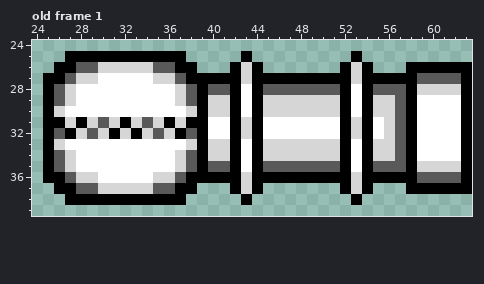
File history of a pixel-art file, Assets/Sprites/Tank/gatling_turret.aseprite. Above is the file before it was changed.
64x64 pixels, 1 frame. Shown: old frame 1: x 24..63, y 24..39. The commit also changed other frames, which this record leaves out.
The same view after the edit:
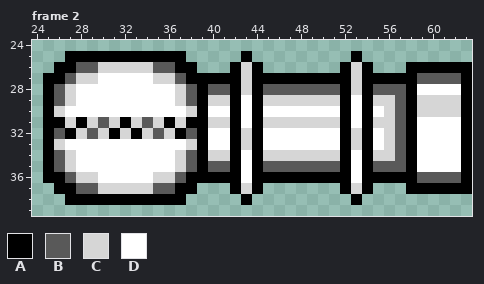
Palette (. is transparent): A #000000  B #595959  C #d6d6d6  D #ffffff
A new or re-ordered frame is compared with the old frame closest to it.
From old to new:
frames 1 -> 4
Frame 2 is new; against old frame 1:
y 28: x 43 D -> C; x 53 D -> C; x 59..62 CCCC -> DDDD
y 29: x 59..62 DDDD -> CCCC
y 30: x 40..41 CC -> DD; x 45..51 CCCCCCC -> DDDDDDD; x 55 C -> D; x 59..62 DDDD -> CCCC
y 31: x 40..41 DD -> CC; x 43 C -> D; x 45..51 DDDDDDD -> CCCCCCC; x 53 C -> D; x 55 D -> C
y 33: x 40..41 CC -> DD; x 43 D -> C; x 45..51 CCCCCCC -> DDDDDDD; x 53 D -> C; x 55 C -> D
y 35: x 59..62 CCCC -> DDDD
y 36: x 43 C -> D; x 53 C -> D
Pixel boxes of the changes (left, top, right, bottom) in both pictures:
changed: (208, 84, 461, 183)
